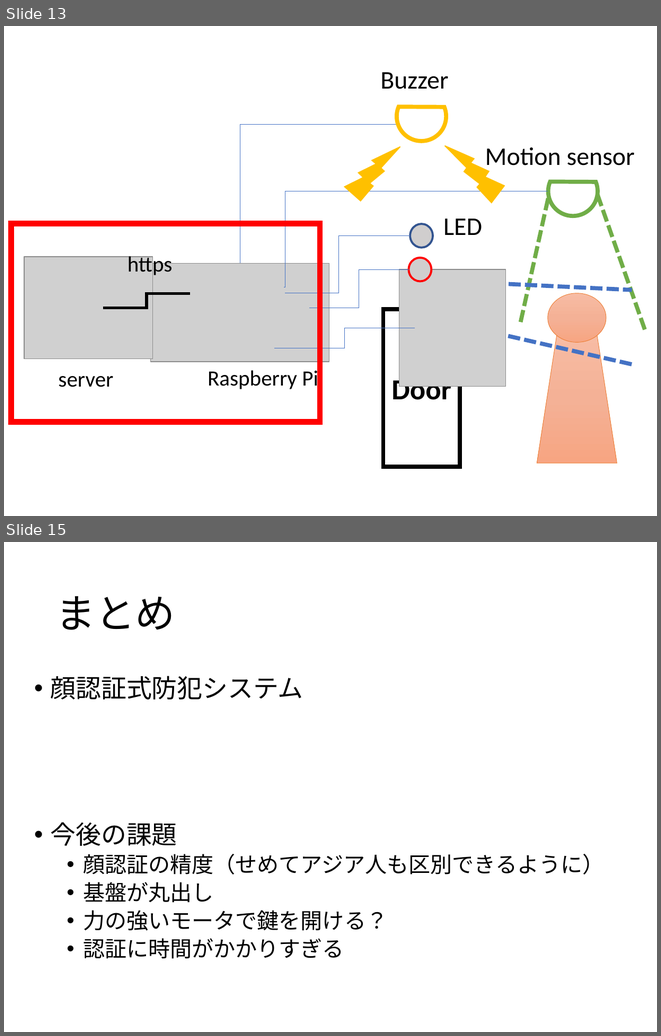
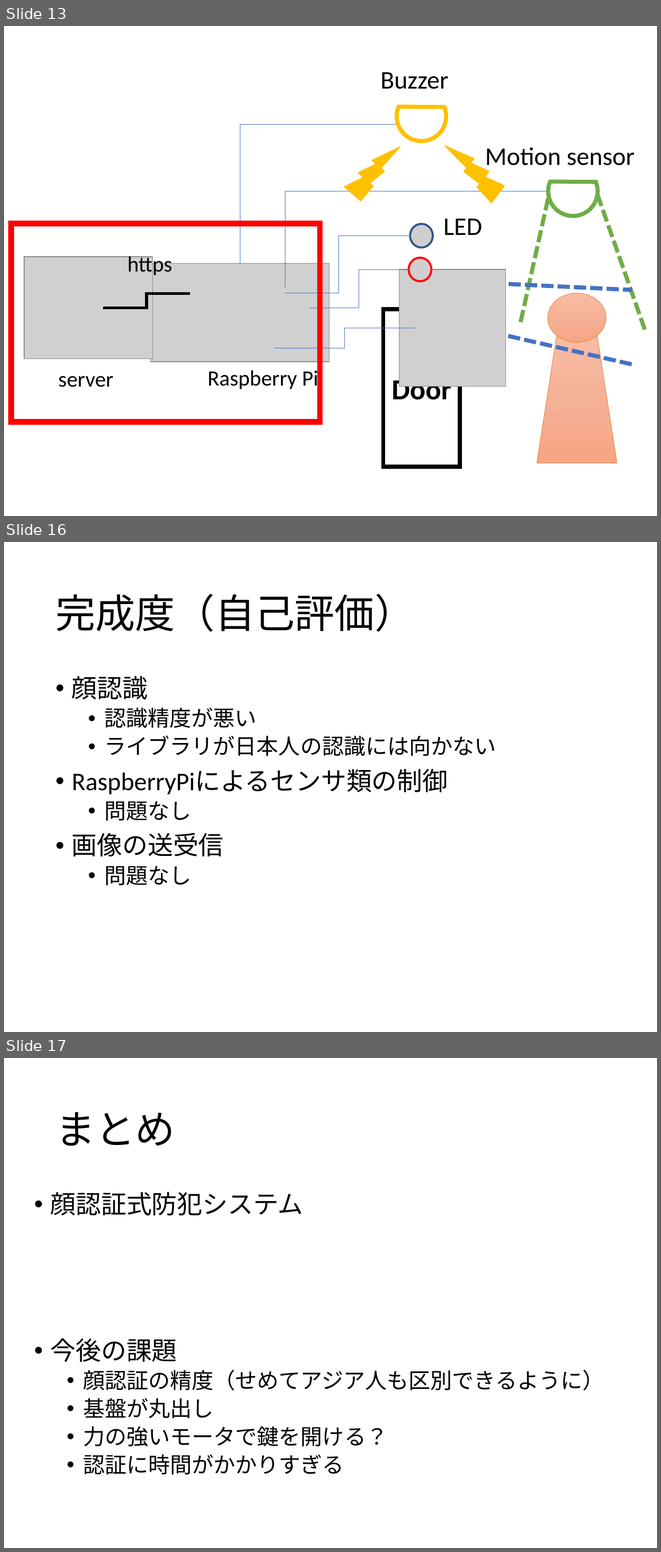
Before and after one commit to kut-info-ase-2017/group3-ase, a slide deck: presentation/ase-final-report.pptx. Shown one above the other, each under a label of ours: slides 13 and 15 before the commit, slides 13, 16 and 17 after it; the slides between them are not shown. The pictures are 661x1036 and 661x1552 pixels, drawn with LibreOffice and Linux fonts; fonts in the diff are those of the drawing; grey boxes stand for pictures. Boxes give left, top, right and bottom in pixels: in the first picture for what was removed or moved away, otherwise in the second. Text is boxed around its words. In the diff, an @@ line names an element or a change of style, - is before the commit and + after.

```diff
--- a/presentation/ase-final-report.pptx
+++ b/presentation/ase-final-report.pptx
@@ slide 16 added at (x1=4, y1=542, x2=657, y2=1032), background #FFFFFF @@
@@ title added at (x1=55, y1=593, x2=415, y2=632), 44 pt, text #000000 @@
+完成度（自己評価）
@@ text added at (x1=72, y1=676, x2=496, y2=885), 24 pt, text #000000 @@
+• 顔認識
+  • 認識精度が悪い
+  • ライブラリが日本人の認識には向かない
+• RaspberryPiによるセンサ類の制御
+  • 問題なし
+• 画像の送受信
+  • 問題なし
@@ what was slide 15 is now slide 17 @@
```
Also in this commit, not shown: 4 slides changed, 2 other slides added, 1 slide removed.
